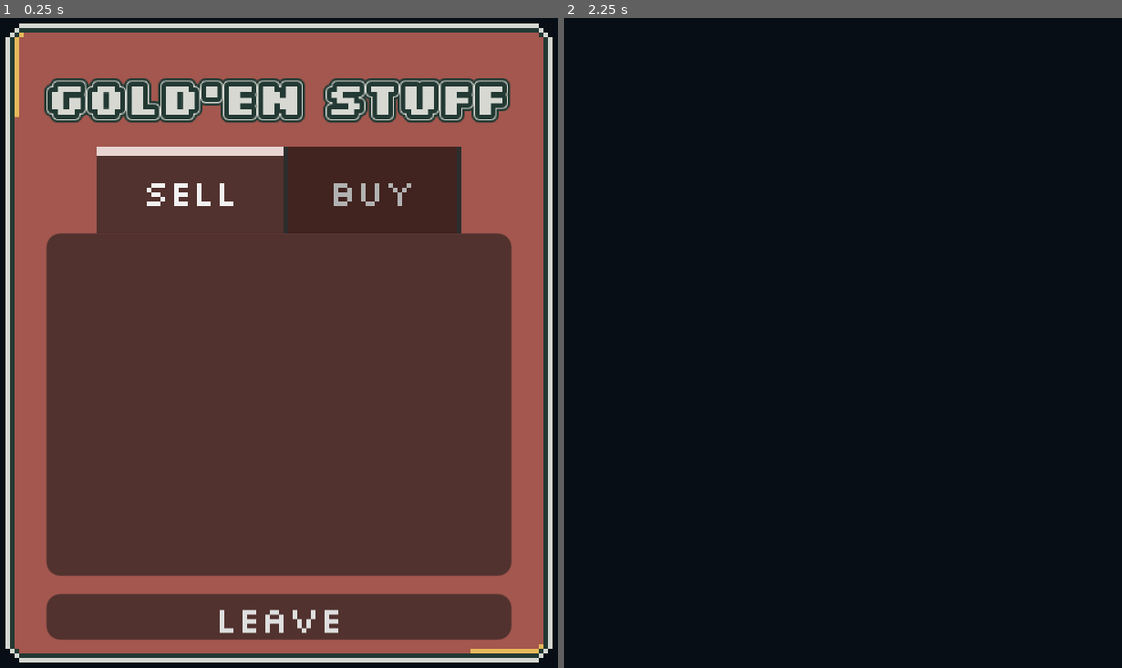
Above: before the commit, frames 1-2 (left to right).
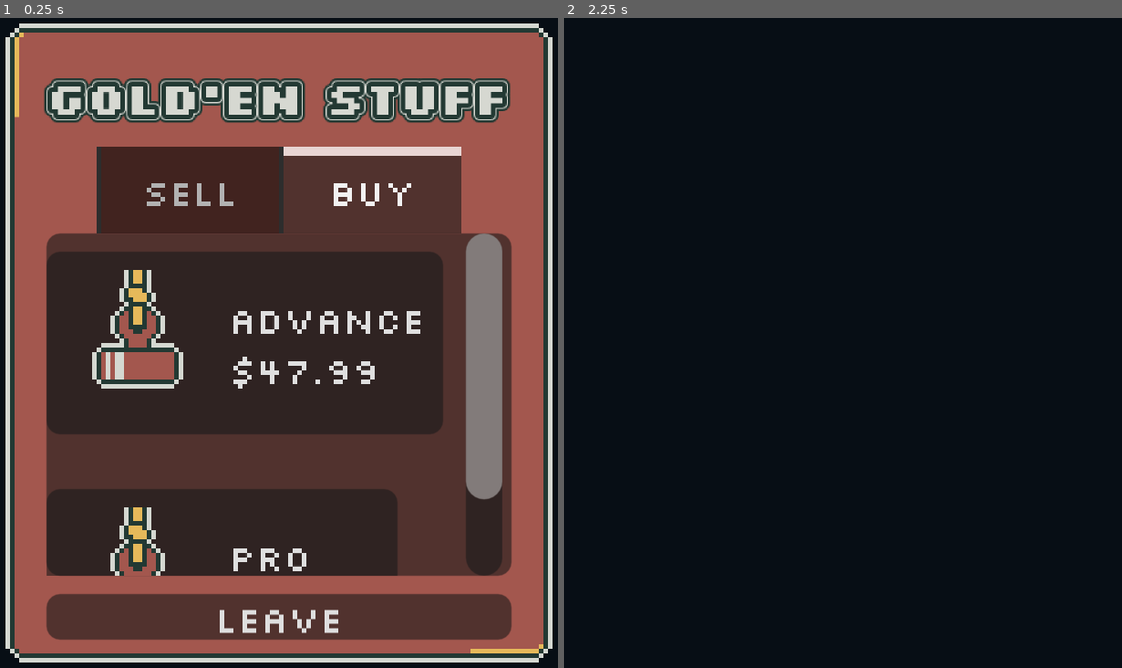
Above: after the commit, the same moments.

Repository: vida85/water-under-the-bridge
Game: Godot game, scene res://scenes/shop/Shop.tscn
Same seed, same stepped clock (60 frames per second), same inputs: the game is played once before the commit and once after it. This scene is started directly instead of the project's main scene.
Inputs (mouse positions are in pixels of both pictures, inside the frame that each line leads up to):
- Up to frame 1 (0.25 s): no input
- Up to frame 2 (2.25 s): click (809, 343) at 0.5 s, where only the run after the commit has a clickable "Advance $47.99"; click (787, 583) at 1.25 s, where only the run after the commit has a clickable "Pro $67.99"; click "Leave" at 2 s

The runs differ from the first frame. In frame 1, 33% of the frame differs, in the area x 8-91%, y 19-86%; in frame 2, nothing differs.

Commit message:
Better UI shop layout

Diff:
--- a/magnet-gold/scenes/shop/Shop.tscn
+++ b/magnet-gold/scenes/shop/Shop.tscn
@@ -3,7 +3,6 @@
 [ext_resource type="Script" uid="uid://clb14r5scpt4l" path="res://scenes/shop/shop.gd" id="1_v61rp"]
 [ext_resource type="FontFile" uid="uid://c7xiwktiwt2qx" path="res://shared assets/fonts/Silkscreen-Bold.ttf" id="2_srfm6"]
 [ext_resource type="Texture2D" uid="uid://wuosyex7re2q" path="res://scenes/magnet/textures/magnet-2.png" id="3_srfm6"]
-[ext_resource type="Texture2D" uid="uid://b5lkgq8wmbl3m" path="res://scenes/magnet/textures/magnet-3.png" id="4_xjfbs"]
 
 [sub_resource type="LabelSettings" id="LabelSettings_tfrm4"]
 font = ExtResource("2_srfm6")
@@ -65,12 +64,13 @@
 custom_maximum_size = Vector2(-1, 94)
 layout_mode = 2
 tab_alignment = 1
-current_tab = 0
+current_tab = 1
 tab_0/title = "Sell"
 tab_1/title = "Buy"
 
 [node name="SellTab" type="ScrollContainer" parent="PanelContainer/MarginContainer/VBoxContainer/TabContainer" unique_id=87560814]
 unique_name_in_owner = true
+visible = false
 custom_minimum_size = Vector2(50, 80)
 custom_maximum_size = Vector2(-1, 90)
 layout_mode = 2
@@ -85,7 +85,6 @@
 
 [node name="BuyTab" type="ScrollContainer" parent="PanelContainer/MarginContainer/VBoxContainer/TabContainer" unique_id=816675381]
 unique_name_in_owner = true
-visible = false
 custom_minimum_size = Vector2(50, 80)
 custom_maximum_size = Vector2(100, 90)
 layout_mode = 2
@@ -104,13 +103,16 @@
 [node name="HBoxContainer" type="HBoxContainer" parent="PanelContainer/MarginContainer/VBoxContainer/TabContainer/BuyTab/MainBuyContainer/MarginContainer" unique_id=1633069516]
 layout_mode = 2
 
-[node name="Magnet 2" type="TextureButton" parent="PanelContainer/MarginContainer/VBoxContainer/TabContainer/BuyTab/MainBuyContainer/MarginContainer/HBoxContainer" unique_id=1216234787]
+[node name="MarginContainer" type="MarginContainer" parent="PanelContainer/MarginContainer/VBoxContainer/TabContainer/BuyTab/MainBuyContainer/MarginContainer/HBoxContainer" unique_id=1017671325]
 layout_mode = 2
-texture_normal = ExtResource("3_srfm6")
 
-[node name="Magnet2Label" type="Label" parent="PanelContainer/MarginContainer/VBoxContainer/TabContainer/BuyTab/MainBuyContainer/MarginContainer/HBoxContainer" unique_id=1433835486]
+[node name="Magnet_1_Button" type="Button" parent="PanelContainer/MarginContainer/VBoxContainer/TabContainer/BuyTab/MainBuyContainer/MarginContainer/HBoxContainer/MarginContainer" unique_id=87842202]
+unique_name_in_owner = true
 layout_mode = 2
-text = "$47.99"
+text = "Advance
+$47.99"
+icon = ExtResource("3_srfm6")
+alignment = 0
 
 [node name="MarginContainer2" type="MarginContainer" parent="PanelContainer/MarginContainer/VBoxContainer/TabContainer/BuyTab/MainBuyContainer" unique_id=2040019678]
 layout_mode = 2
@@ -120,13 +122,16 @@
 [node name="HBoxContainer" type="HBoxContainer" parent="PanelContainer/MarginContainer/VBoxContainer/TabContainer/BuyTab/MainBuyContainer/MarginContainer2" unique_id=1059351127]
 layout_mode = 2
 
-[node name="Magnet 3" type="TextureButton" parent="PanelContainer/MarginContainer/VBoxContainer/TabContainer/BuyTab/MainBuyContainer/MarginContainer2/HBoxContainer" unique_id=1768837274]
+[node name="MarginContainer2" type="MarginContainer" parent="PanelContainer/MarginContainer/VBoxContainer/TabContainer/BuyTab/MainBuyContainer/MarginContainer2/HBoxContainer" unique_id=368480226]
 layout_mode = 2
-texture_normal = ExtResource("4_xjfbs")
 
-[node name="Magnet3Label2" type="Label" parent="PanelContainer/MarginContainer/VBoxContainer/TabContainer/BuyTab/MainBuyContainer/MarginContainer2/HBoxContainer" unique_id=832011116]
+[node name="Magnet_2_Button" type="Button" parent="PanelContainer/MarginContainer/VBoxContainer/TabContainer/BuyTab/MainBuyContainer/MarginContainer2/HBoxContainer/MarginContainer2" unique_id=4864341]
+unique_name_in_owner = true
 layout_mode = 2
-text = "$ 67.00"
+text = "Pro
+$67.99"
+icon = ExtResource("3_srfm6")
+alignment = 0
 
 [node name="LeaveButton" type="Button" parent="PanelContainer/MarginContainer/VBoxContainer" unique_id=627619736]
 unique_name_in_owner = true
--- a/magnet-gold/scenes/shop/shop.gd
+++ b/magnet-gold/scenes/shop/shop.gd
@@ -10,6 +10,11 @@
 
 @onready var tab_container: TabContainer = %TabContainer
 
+@onready var magnet_1_button: Button = %Magnet_1_Button
+@onready var magnet_2_button: Button = %Magnet_2_Button
+
+const MAGNET_RESOURCE = preload("uid://crh5dh2gulls8")
+
 var item_box_container: MarginContainer
 var item_button: Button
 
@@ -18,7 +23,8 @@
 
 func _ready() -> void:
 	leave_button.pressed.connect(_on_leave_button)
-
+	magnet_1_button.pressed.connect(_on_magnet_1_pressed)
+	magnet_2_button.pressed.connect(_on_magnet_2_pressed)
 	show_inventory.call_deferred()
 
 
@@ -47,3 +53,17 @@
 
 func _on_leave_button() -> void:
 	hide()
+
+
+func _on_magnet_1_pressed() -> void:
+	# Don't forget to update the GameState.current_magnet resource | MAGNET_RESOURCE
+	# magnet influence is the radius of the area2D
+	print("Purchased Magnet 1")
+	pass
+
+
+func _on_magnet_2_pressed() -> void:
+	# Don't forget to update the GameState.current_magnet resource | MAGNET_RESOURCE
+	# magnet influence is the radius of the area2D
+	print("Purchased Magnet 2")
+	pass
